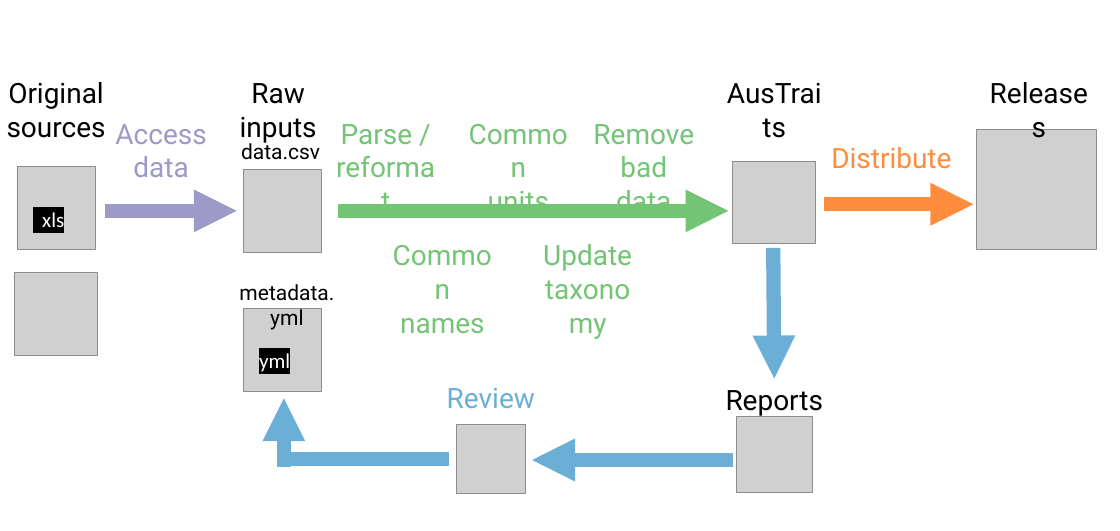
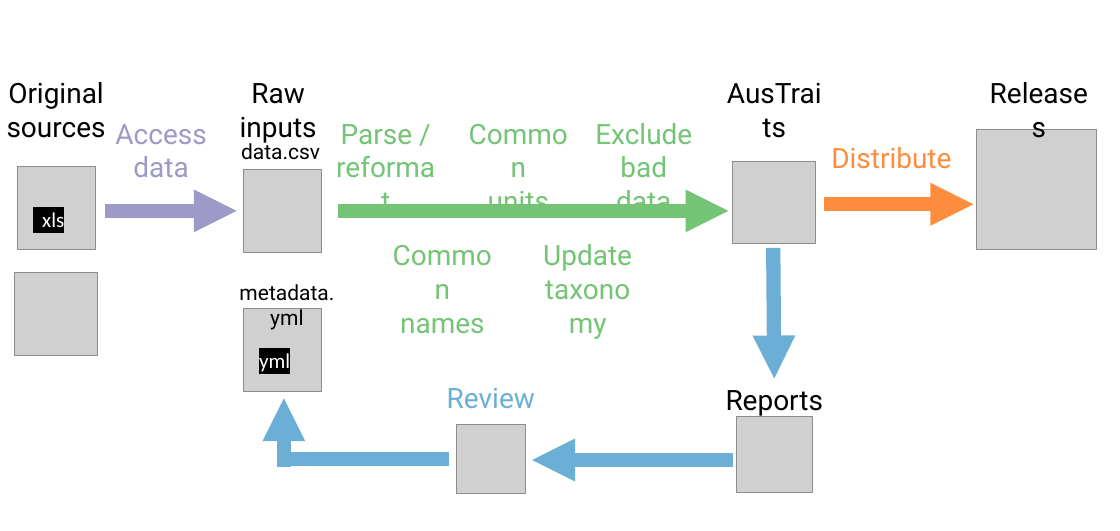
Before and after one commit to traitecoevo/austraits_ms, a slide deck: slide 1 of figures/Pipeline.pptx. Drawn at 1120x531 pixels with LibreOffice and Linux fonts; fonts in the diff are those of the drawing; grey boxes stand for pictures. Boxes give left, top, right and bottom in pixels: in the first picture for what was removed or moved away, otherwise in the second. Text is boxed around its words. In the diff, an @@ line names an element or a change of style, - is before the commit and + after.

```diff
--- a/figures/Pipeline.pptx
+++ b/figures/Pipeline.pptx
@@ text at box(595, 123, 692, 204): text changed @@
-Remove
-bad data
+Exclude
+bad data
```
Also in this commit, not shown: 8 other files.
